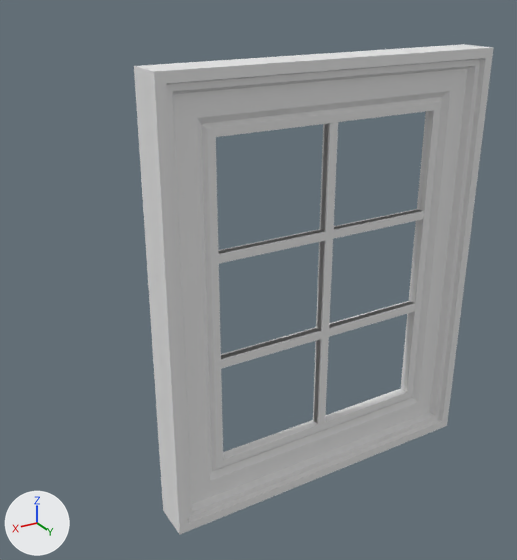
An edit to the Blender file Assets/3Dmodels/House/Window.blend, drawn before and after from the same camera.
Rendered twice from a camera (50 mm lens) standing at (8.54, 11.47, 6.24) and looking at (-0.16, -3.04, -1.01). Arrows for +X, +Y and +Z are at lower left; the lights stay in place.

In view in the first picture: 'Frame'.
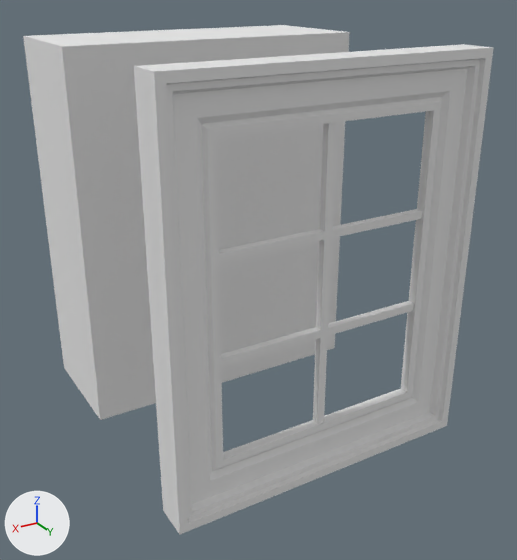
The change in detail:
me_cube has 232 vertices, 228 faces and spans x -38.8..38.8, y -0.8..1.2, z -1.0..1.0.
me_cube is used by ob_frame; location (0.0, -0.09, 0.03); scale (0.0996, 0.428, -4.78).
me_cube part 1: the loose piece of 40 vertices spanning x -26.3..26.3, y 0.0..0.4, z -0.8..0.7 is scaled about its middle by (1.02, 4.71, -29.7), then moved by (0.0, -0.2, -21.2).
me_cube part 2: the loose piece of 76 vertices spanning x -38.8..38.8, y -0.8..0.2, z -1.0..1.0 is multiplied about its middle by the matrix ((1.016, 0.0, 0.0), (0.0, 4.709, 0.0), (0.0, 0.0, -29.714)), then moved by (0.0, -1.8, -21.7).
me_cube part 3: the loose piece of 76 vertices spanning x -38.8..38.8, y 0.2..1.2, z -1.0..1.0 is multiplied about its middle by the matrix ((1.016, 0.0, 0.0), (0.0, 4.709, 0.0), (0.0, 0.0, -29.714)), then moved by (0.0, 1.9, -21.7).
me_cube part 4: the loose piece of 40 vertices spanning x -26.3..26.3, y 0.1..0.5, z -0.8..0.7 is deleted.
Mesh me_cube_003 is new.
It is a box spanning x -1.0..76.6, y -8.5..-1.0, z -1.0..1.0.
It uses material mat_material (white #e7e7e7).
Object 'Frame' (ob_frame) moves from (0.0, -0.09, 0.03) to (0.0, -0.02, 3.52).
Object 'Frame' (ob_frame) is rescaled from (0.0996, 0.428, -4.78) to (0.098, 0.0909, 0.161).
Object 'Meter' (ob_meter) is new; it shows me_cube_003.
Its location is (-3.77, -4.09, 0.0).
Its scale is (0.0996, 0.428, -4.78).

Location of each change, (x1, y1, x2, y2) in pixels of the pictures (517 x 560 px; the box of a moved part takes in the faces that stretch with it):
'Frame', reshaped, moved, rescaled
    both: (134, 44, 494, 534)
'Meter', added
    after: (23, 25, 350, 420)
part 1 of me_cube, moved or reshaped
    before: (218, 124, 421, 421)
    after: (218, 122, 423, 424)
part 2 of me_cube, moved or reshaped
    both: (134, 44, 475, 521)
part 3 of me_cube, moved or reshaped
    both: (213, 55, 426, 426)
part 4 of me_cube, deleted
    before: (219, 122, 424, 425)
